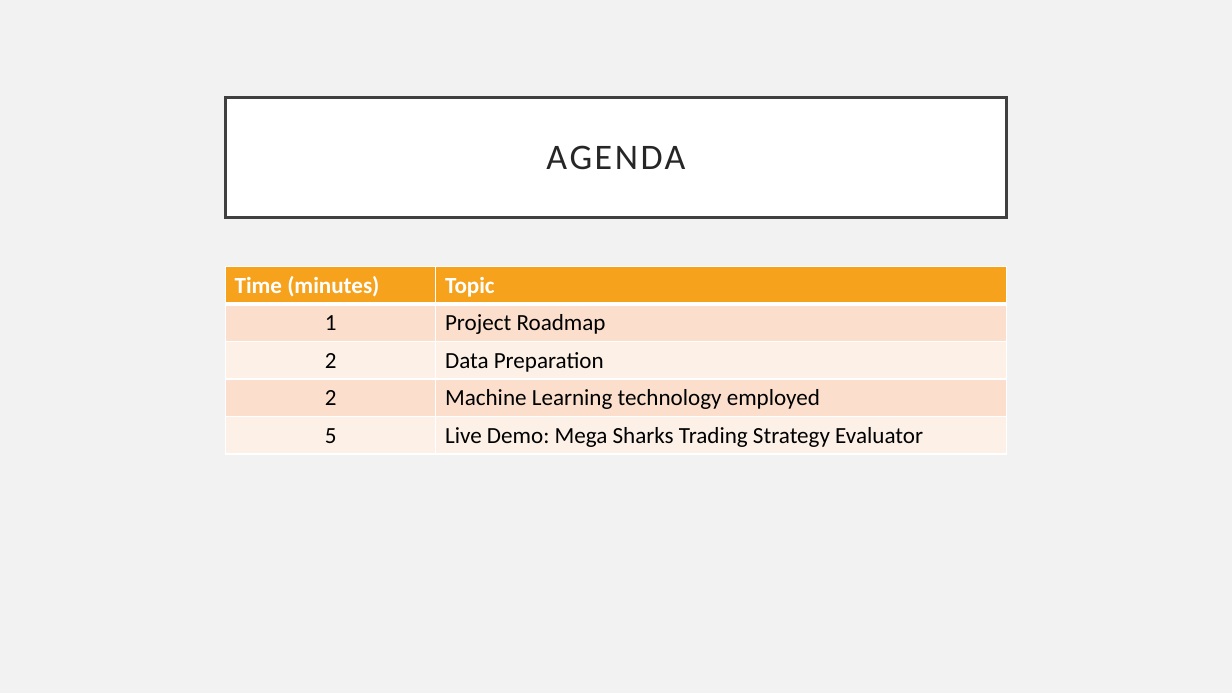
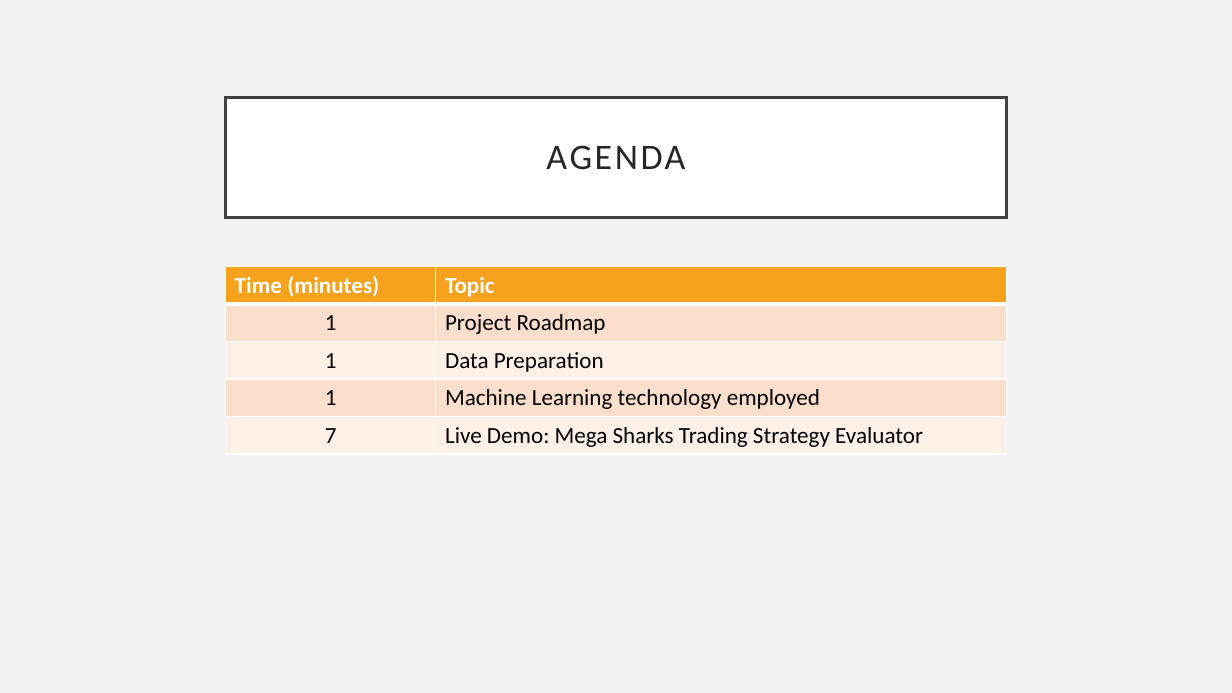
Before and after one commit to SpeedsMach5/Mega-Sharks_Q_Branch, a slide deck: slide 4 of presentation/mega_sharks_trading_evaluator.pptx (slide 3 before the commit). Drawn at 1232x693 pixels with LibreOffice and Linux fonts; fonts in the diff are those of the drawing. Boxes give left, top, right and bottom in pixels: in the first picture for what was removed or moved away, otherwise in the second. Text is boxed around its words. In the diff, an @@ line names an element or a change of style, - is before the commit and + after.

```diff
--- a/presentation/mega_sharks_trading_evaluator.pptx
+++ b/presentation/mega_sharks_trading_evaluator.pptx
@@ table at <box>226,267,1007,455</box> @@
-row 3, column 1: 2
+row 3, column 1: 1
-row 4, column 1: 2
+row 4, column 1: 1
-row 5, column 1: 5
+row 5, column 1: 7
```
Also in this commit, not shown: 4 other slides changed, 1 slide added.
